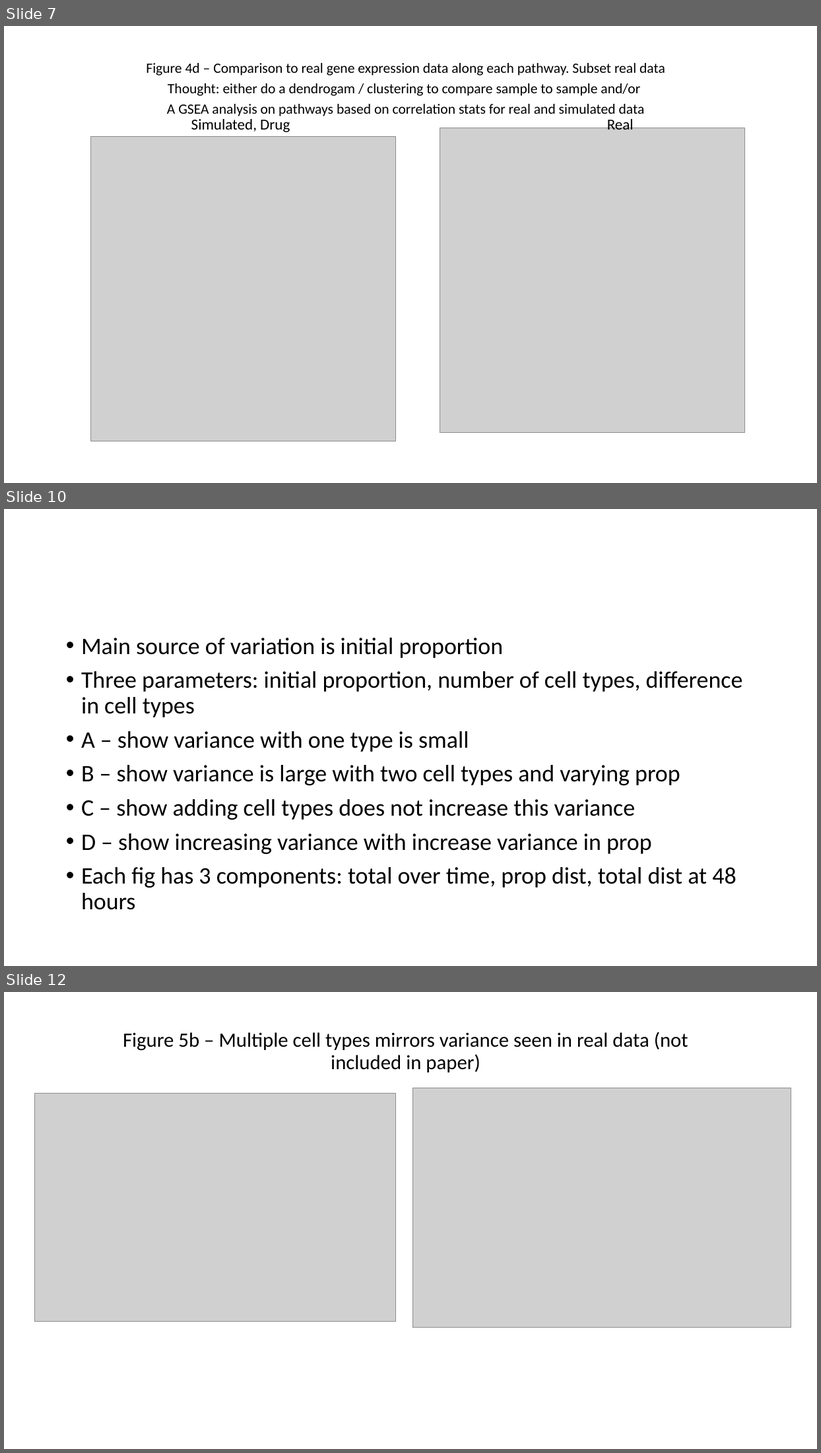
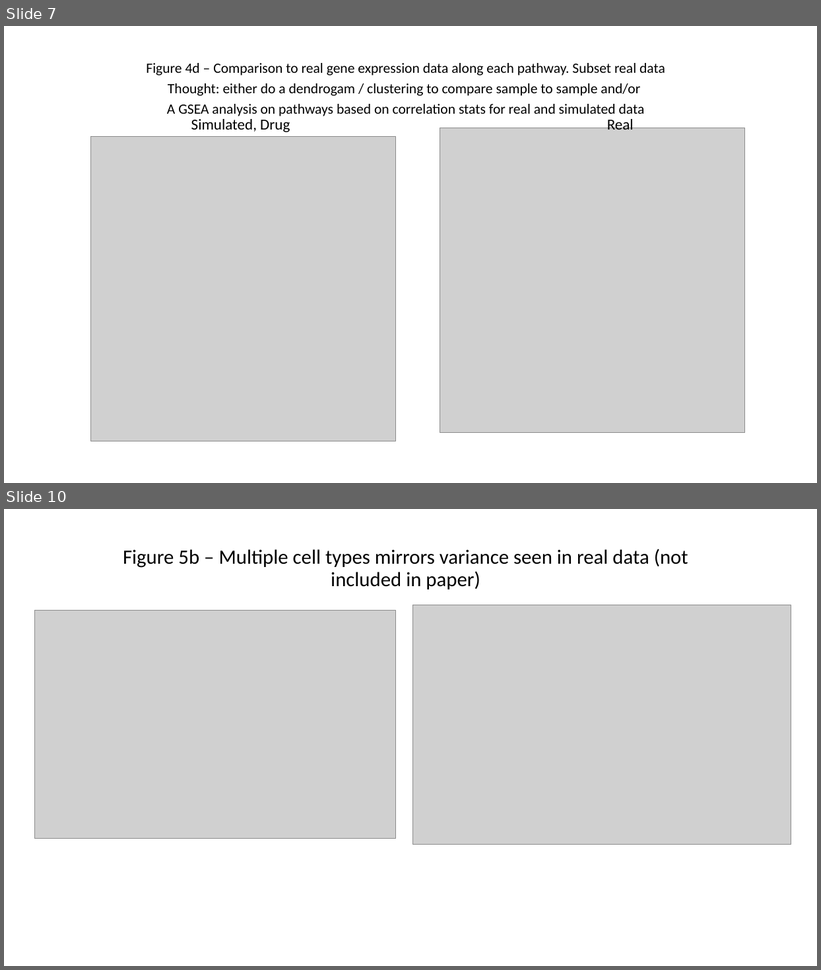
Before and after one commit to FertigLab/CancerInSilico-Figures, a slide deck: Figure_Overview.pptx. Shown one above the other, each under a label of ours: slides 7, 10 and 12 before the commit, slides 7 and 10 after it; the slides between them are not shown. The pictures are 821x1453 and 821x970 pixels, drawn with LibreOffice and Linux fonts; fonts in the diff are those of the drawing; grey boxes stand for pictures. Boxes give left, top, right and bottom in pixels: in the first picture for what was removed or moved away, otherwise in the second. Text is boxed around its words. In the diff, an @@ line names an element or a change of style, - is before the commit and + after.

```diff
--- a/Figure_Overview.pptx
+++ b/Figure_Overview.pptx
@@ slide 10 removed at bbox=[4, 509, 817, 966], background #FFFFFF @@
@@ text removed at bbox=[81, 638, 743, 910] @@
-• Main source of variation is initial proportion
-• Three parameters: initial proportion, number of cell types, difference in cell types
-• A – show variance with one type is small
-• B – show variance is large with two cell types and varying prop
-• C – show adding cell types does not increase this variance
-• D – show increasing variance with increase variance in prop
-• Each fig has 3 components: total over time, prop dist, total dist at 48 hours
@@ what was slide 12 is now slide 10 @@
```
Also in this commit, not shown: 1 slide changed, 1 slide added, 2 other slides removed, 17 other files.
